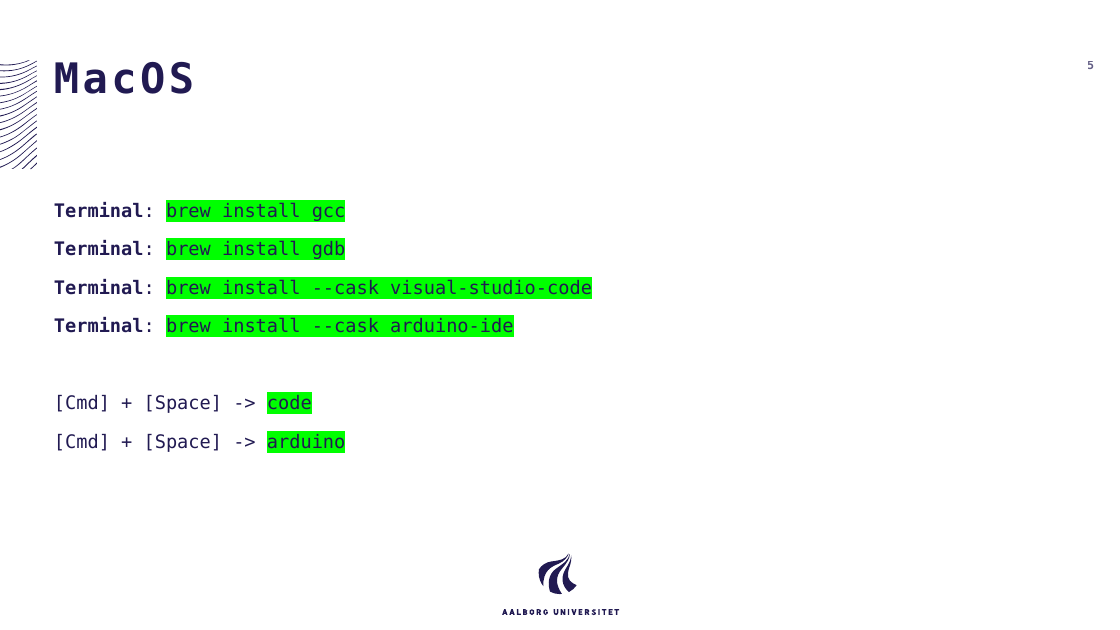
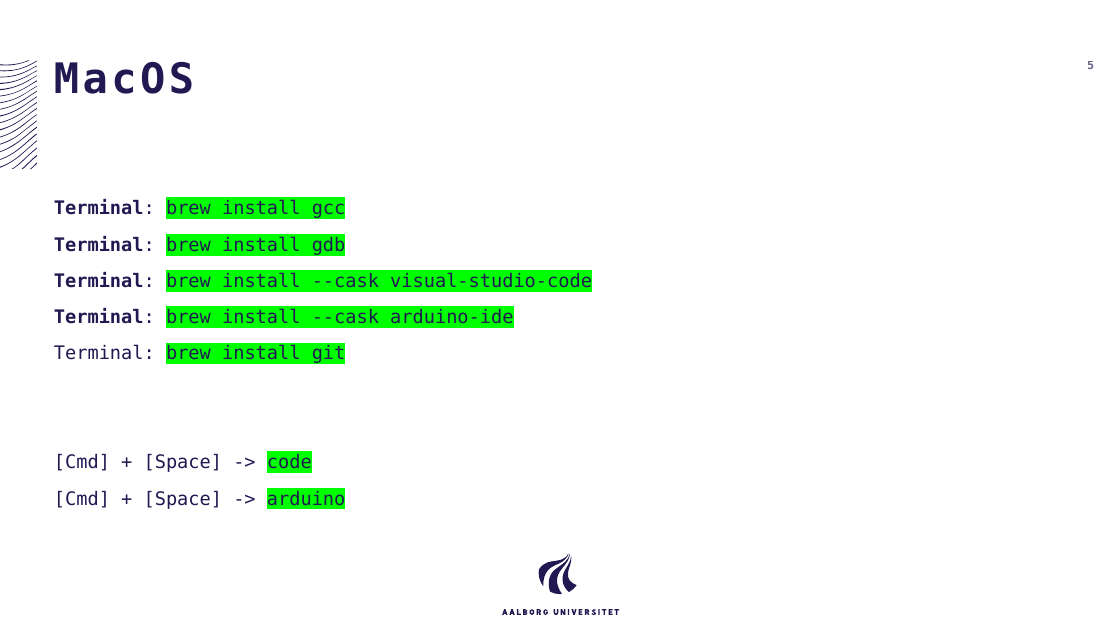
Before and after one commit to AAU-ST1-Programming/setup, a slide deck: slide 5 of Setup MacOS.pptx. Drawn at 1120x630 pixels with LibreOffice and Linux fonts; fonts in the diff are those of the drawing. Boxes give left, top, right and bottom in pixels: in the first picture for what was removed or moved away, otherwise in the second. Text is boxed around its words. In the diff, an @@ line names an element or a change of style, - is before the commit and + after.

```diff
--- a/Setup MacOS.pptx
+++ b/Setup MacOS.pptx
@@ text at <box>54,199,592,510</box>: line spacing 1.2 to 1.1 @@
@@ text at <box>54,345,346,365</box>: paragraph added @@
+Terminal: brew install git
```
Also in this commit, not shown: 6 other slides changed, 1 slide added, 1 slide removed.
